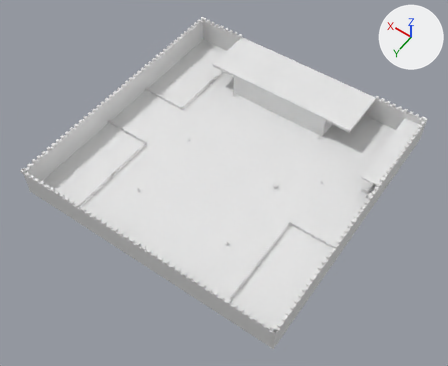
The OBJ model Fossil_Land/Fossil_Land/Models/Piso/Piso.obj as it was, and as the next commit left it.
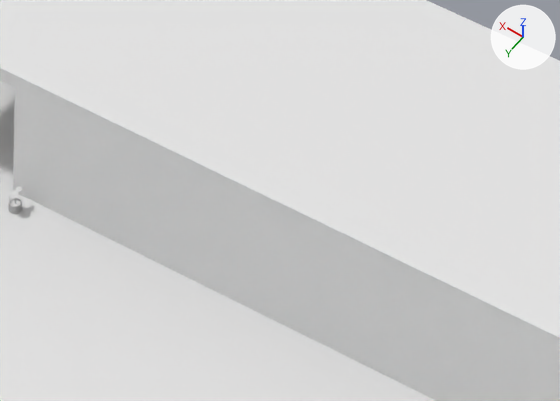
Old and new are each drawn whole from a 50 mm lens placed at (-80.7, 117.5, 170.7), pointed at (-2.7, 8.2, -0.9) and again close up on the part from 52% to 71% of the width and 17% to 34% of the height. The lights are fixed; the arrows at upper right show +X, +Y and +Z. Materials are left out; every surface is plain grey. Where no turn or scale is listed for an object, it has been applied to the vertices. Vertices at the same position are counted once.

The first close-up shows 'Piso'.
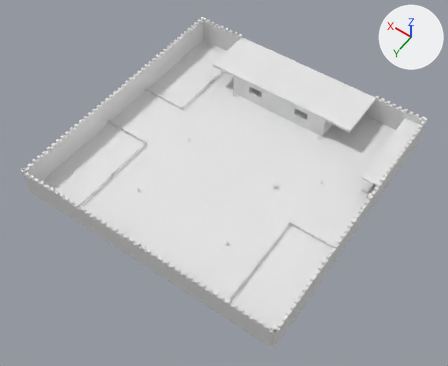
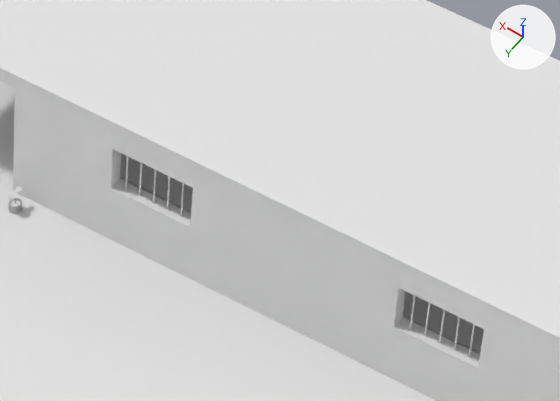
Pixel boxes [x1, y1, x2, y2] of what changed, in the close-ups (560 x 401 px; the box of a moved part takes in the faces that stretch with it):
part 1 of me_piso, added: after [167, 176, 170, 210]
part 2 of me_piso, added: after [454, 317, 460, 350]
part 3 of me_piso, added: after [439, 310, 445, 343]
part 4 of me_piso, added: after [424, 303, 430, 336]
part 5 of me_piso, added: after [410, 296, 416, 329]
part 6 of me_piso, added: after [468, 324, 475, 357]
part 7 of me_piso, added: after [153, 169, 156, 203]
part 8 of me_piso, added: after [139, 163, 142, 196]
part 9 of me_piso, added: after [125, 156, 128, 189]
part 10 of me_piso, added: after [180, 183, 184, 216]
part 11 of me_piso, moved or reshaped: before [9, 191, 18, 201]; after [13, 88, 560, 401]

What the commit changed:
me_piso is used by ob_piso; location (0.0, 0.0, 0.0).
me_piso had 12126 vertices, 9782 faces and spanned x -50.0..50.0, y -50.1..50.7, z 0.0..10.9.
me_piso now has 12392 vertices, 10400 faces and spans x -50.0..50.0, y -50.1..50.7, z 0.0..10.9.
me_piso part 1: a new loose piece, a 20-sided cylinder along z spanning x 9.04..9.15, y -30.57..-30.45, z 4.21..7.42.
me_piso part 2: a new loose piece, a 20-sided cylinder along z spanning x -11.04..-10.93, y -30.57..-30.45, z 4.21..7.42.
me_piso part 3: a new loose piece, a 20-sided cylinder along z spanning x -10.04..-9.93, y -30.57..-30.45, z 4.21..7.42.
me_piso part 4: a new loose piece, a 20-sided cylinder along z spanning x -9.04..-8.93, y -30.57..-30.45, z 4.21..7.42.
me_piso part 5: a new loose piece, a 20-sided cylinder along z spanning x -8.04..-7.93, y -30.57..-30.45, z 4.21..7.42.
me_piso part 6: a new loose piece, a 20-sided cylinder along z spanning x -12.04..-11.93, y -30.57..-30.45, z 4.21..7.42.
me_piso part 7: a new loose piece, a 20-sided cylinder along z spanning x 10.04..10.15, y -30.57..-30.45, z 4.21..7.42.
me_piso part 8: a new loose piece, a 20-sided cylinder along z spanning x 11.04..11.15, y -30.57..-30.45, z 4.21..7.42.
me_piso part 9: a new loose piece, a 20-sided cylinder along z spanning x 12.04..12.15, y -30.57..-30.45, z 4.21..7.42.
me_piso part 10: a new loose piece, a 20-sided cylinder along z spanning x 8.04..8.15, y -30.57..-30.45, z 4.21..7.42.
me_piso part 11: 1052 vertices moved within x -30.8..49.5, y -49.5..49.3, z 0.0..4.5; 131 vertices removed from x -30.9..19.3, y -48.6..28.7, z 0.6..1.8; 16 vertices added at x -12.9..12.9, y -31.0..-30.0, z 4.2..7.4.
